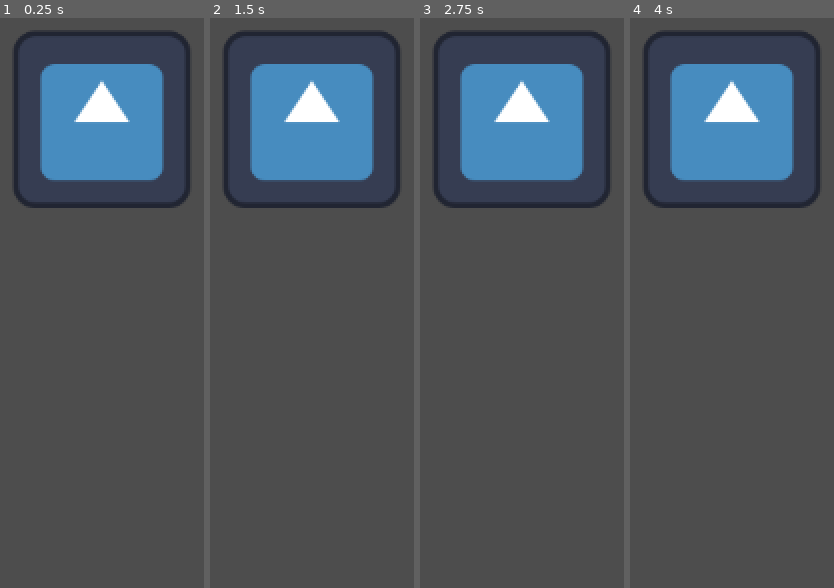
Above: before the commit, frames 1-4 (left to right).
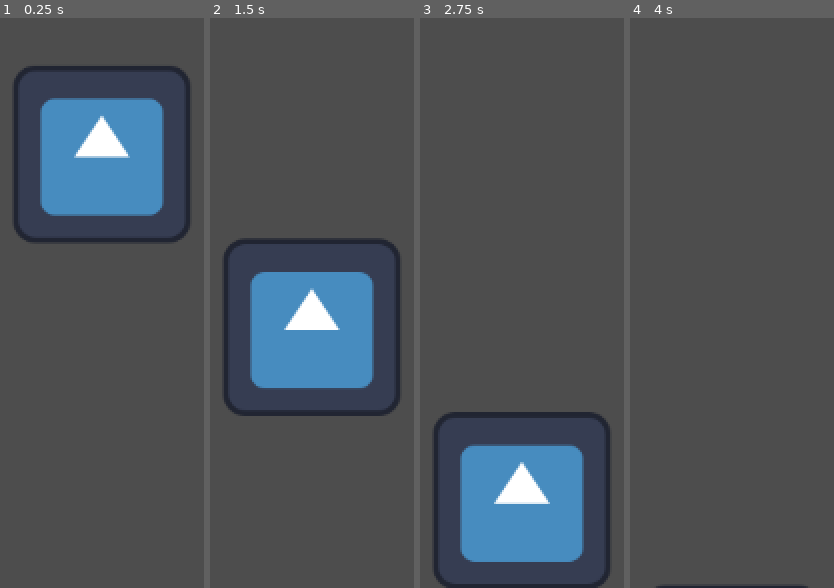
Above: after the commit, the same moments.

Repository: srb2thepast/hackUMBC2025
Game: Godot game, scene res://main_game.tscn
Same seed, same stepped clock (60 frames per second), same inputs: the game is played once before the commit and once after it. Before the commit the project has no main scene; this scene is started directly in both runs. The engine's default icon, where the game draws it, is replaced by a stand-in: a white triangle on a blue panel in a dark square.
Inputs:
- Up to frame 1 (0.25 s): no input
- Up to frame 2 (1.5 s): no input
- Up to frame 3 (2.75 s): no input
- Up to frame 4 (4 s): no input

The runs differ from the first frame. In frame 1, 13% of the frame differs, in the area x 6-94%, y 2-40%; in frame 2, 32%, in the area x 6-94%, y 2-70%; in frame 3, 32%; in frame 4, 16%.

Commit message:
Create moving block
this is the jumping off point that should be used for branches

Diff:
--- a/movement.gd
+++ b/movement.gd
@@ -1 +1,6 @@
 extends CharacterBody2D
+
+
+func _physics_process(delta: float) -> void:
+	velocity = Vector2(0,100)
+	move_and_slide()
--- a/project.godot
+++ b/project.godot
@@ -11,5 +11,6 @@
 [application]
 
 config/name="hackUMBC2025"
+run/main_scene="uid://wgqsl1sj8355"
 config/features=PackedStringArray("4.4", "Forward Plus")
 config/icon="res://icon.svg"
--- a/random_script.gd
+++ /dev/null
@@ -1 +0,0 @@
-extends Node2D
Not shown: 1 places in main_game.tscn that only renumber resources
Not shown, removed: random_script.gd.uid
